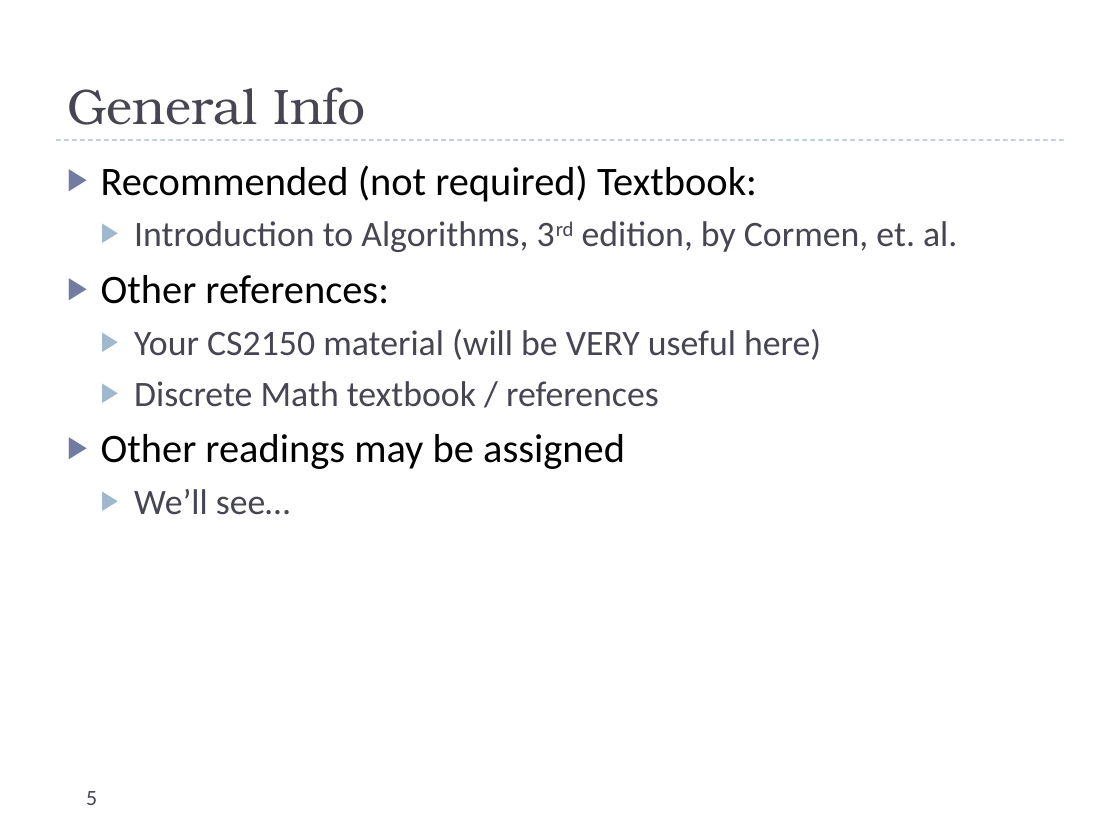
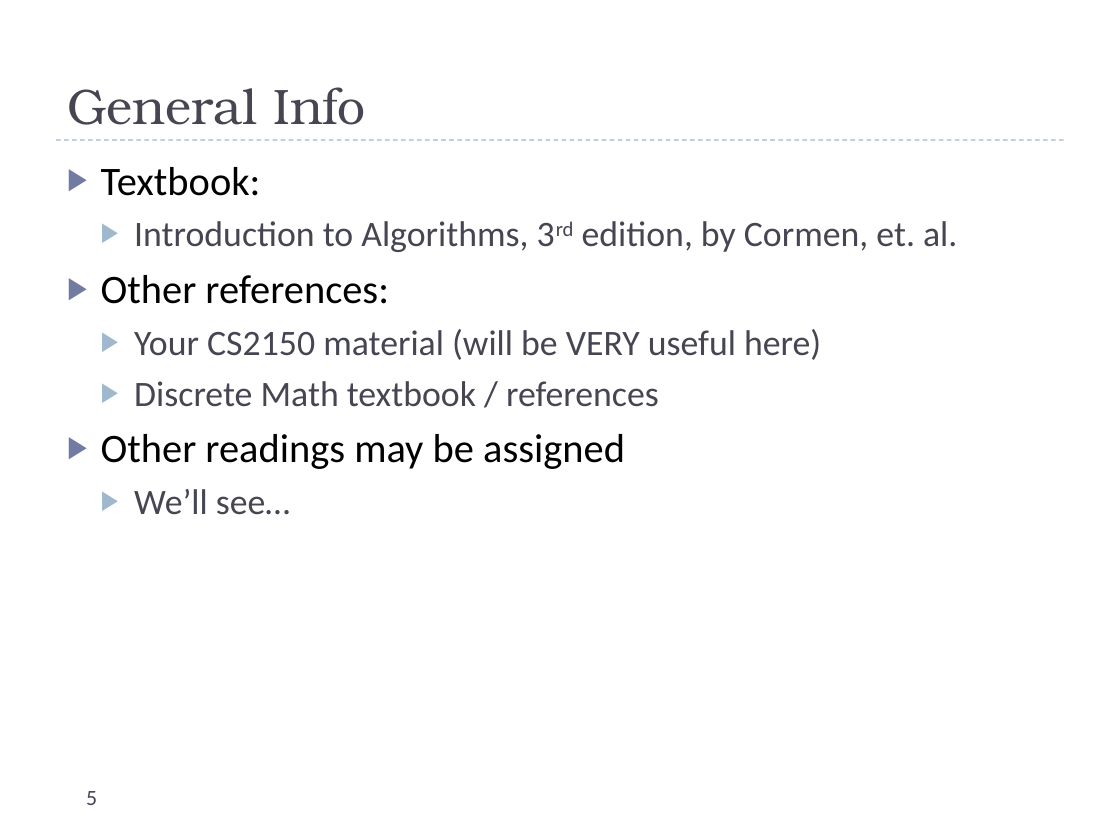
Before and after one commit to uva-cs/cs4102-f21, a slide deck: slide 5 of slides/courseintroduction.pptx. Drawn at 1120x840 pixels with LibreOffice and Linux fonts; fonts in the diff are those of the drawing. Boxes give left, top, right and bottom in pixels: in the first picture for what was removed or moved away, otherwise in the second. Text is boxed around its words. In the diff, an @@ line names an element or a change of style, - is before the commit and + after.

```diff
--- a/slides/courseintroduction.pptx
+++ b/slides/courseintroduction.pptx
@@ text at [101, 167, 261, 196]: text changed @@
-▶ Recommended (not required) Textbook:
+▶ Textbook:
```
Also in this commit, not shown: 5 other slides changed, 2 slides added.
